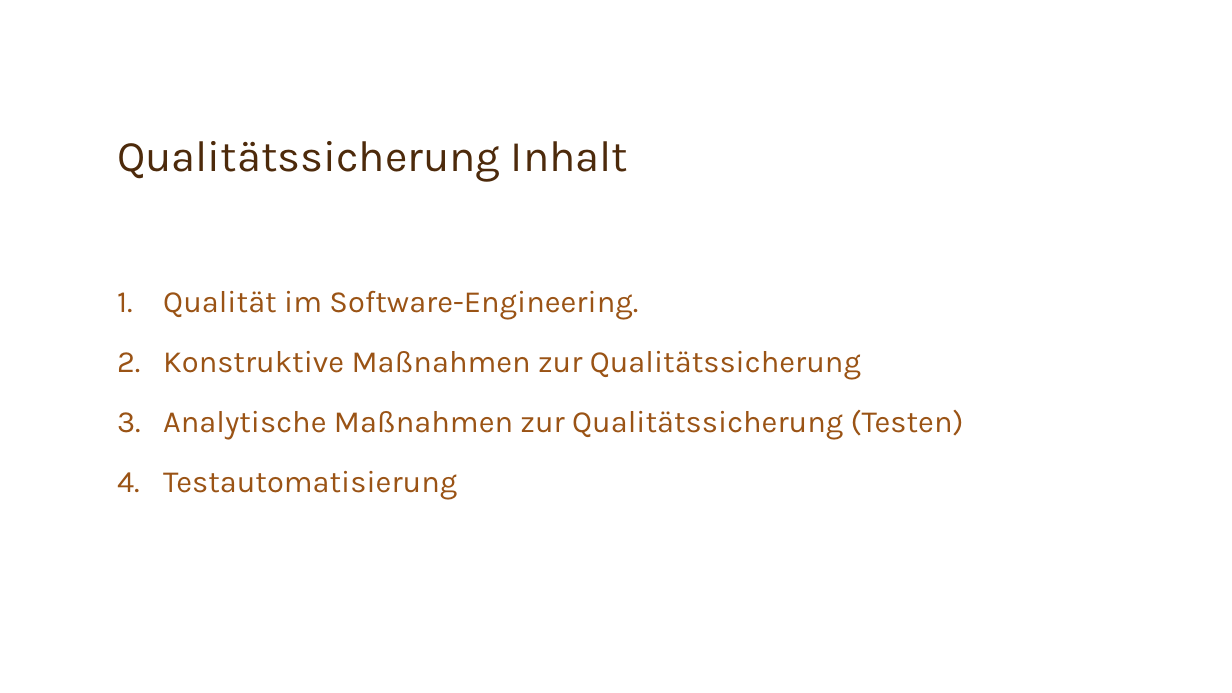
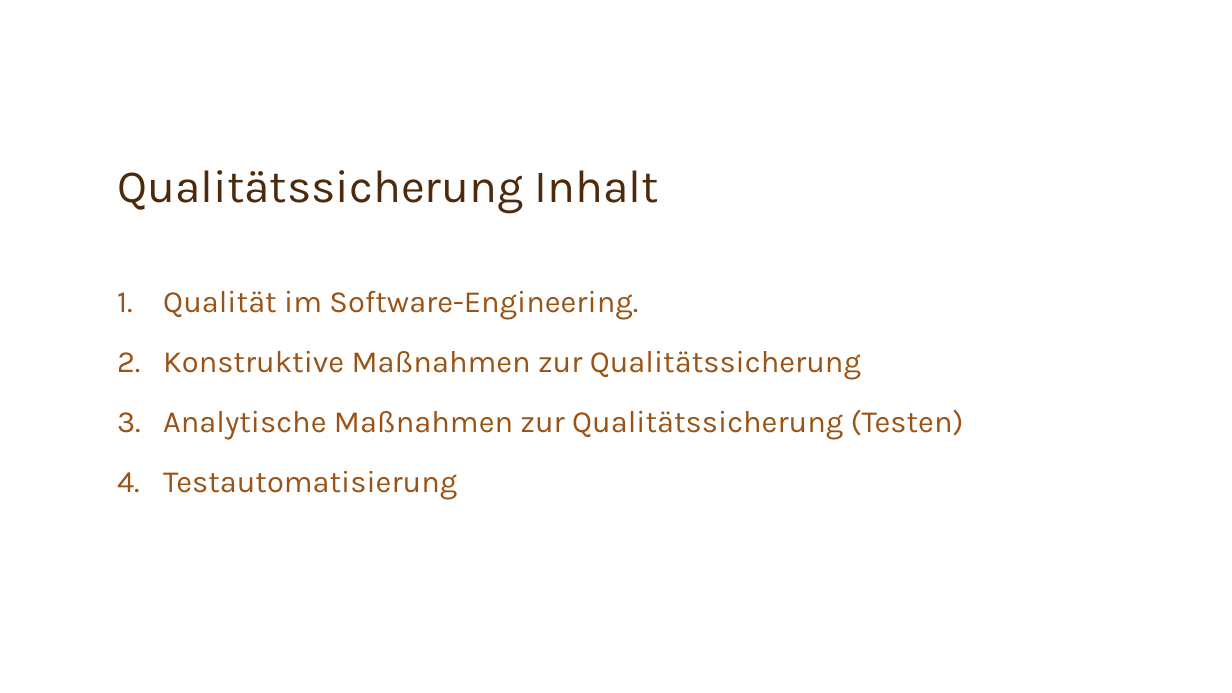
Before and after one commit to Team-6-SYP/Spassseite, a slide deck: slide 2 of Kapitel 9 Qualitätsicherung.pptx. Drawn at 1232x693 pixels with LibreOffice and Linux fonts; fonts in the diff are those of the drawing; background and template pictures are left out. Boxes give left, top, right and bottom in pixels: in the first picture for what was removed or moved away, otherwise in the second. Text is boxed around its words. In the diff, an @@ line names an element or a change of style, - is before the commit and + after.

```diff
--- a/Kapitel 9 Qualitätsicherung.pptx
+++ b/Kapitel 9 Qualitätsicherung.pptx
@@ title "Qualitätssicherung Inhalt": place and size @@
-title "Qualitätssicherung Inhalt" at <box>117,141,628,182</box>
+title "Qualitätssicherung Inhalt" at <box>117,170,658,213</box>
@@ title "Qualitätssicherung Inhalt" at <box>117,170,658,213</box>: size 34 to 36 pt @@
```
Also in this commit, not shown: 1 other slide changed, 2 slides added, 3 slides removed.
